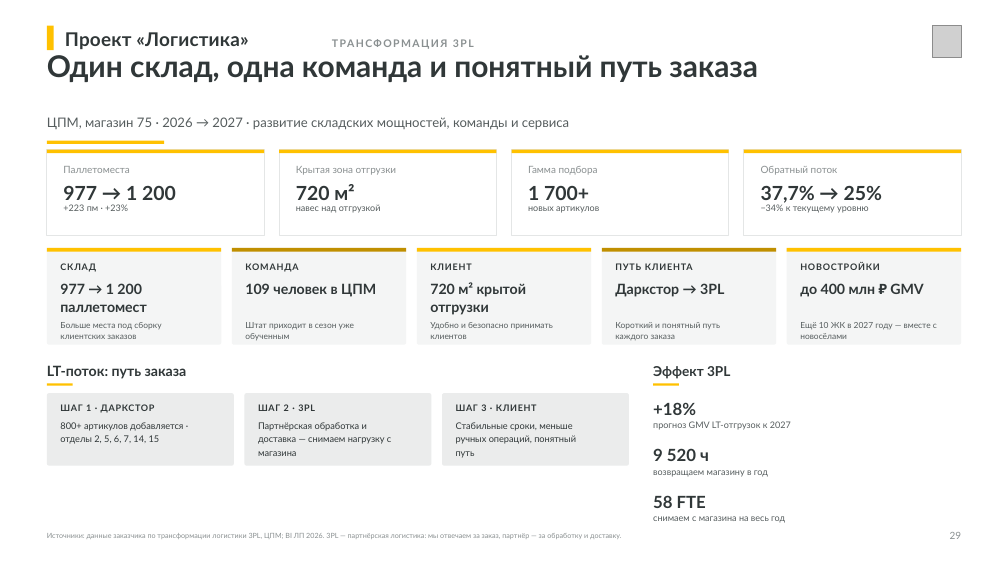
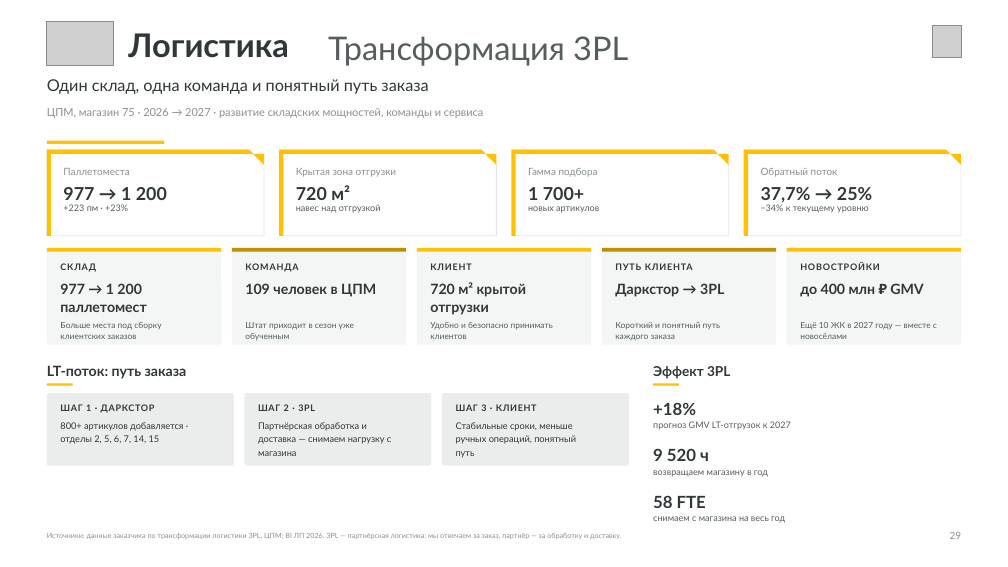
Before and after one commit to dmitrypalych44-ai/power-point, a slide deck: slide 29 of deliverables/Лемана_ПРО_Стратегия_Владивосток_2027.pptx. Drawn at 1008x567 pixels with LibreOffice and Linux fonts; fonts in the diff are those of the drawing; grey boxes stand for pictures. Boxes give left, top, right and bottom in pixels: in the first picture for what was removed or moved away, otherwise in the second. Text is boxed around its words. In the diff, an @@ line names an element or a change of style, - is before the commit and + after.

```diff
--- a/deliverables/Лемана_ПРО_Стратегия_Владивосток_2027.pptx
+++ b/deliverables/Лемана_ПРО_Стратегия_Владивосток_2027.pptx
@@ rectangle removed at (47, 26, 54, 51) @@
@@ picture added at (47, 21, 113, 65) @@
@@ text at (128, 33, 288, 58): text changed; size 18 to 31 pt @@
-Проект «Логистика»
+Логистика
@@ text at (328, 36, 628, 66): text changed; size 10 to 31 pt; text colour #8A9091 to #565D5E; bold off @@
-ТРАНСФОРМАЦИЯ 3PL
+Трансформация 3PL
@@ text "Один склад, одна команда и ...": place and size @@
-text "Один склад, одна команда и ..." at (47, 55, 758, 82)
+text "Один склад, одна команда и ..." at (47, 79, 428, 94)
@@ text "Один склад, одна команда и ..." at (47, 79, 428, 94): size 28.5 to 15.5 pt, bold off; line spacing 1.04 to 1.12 @@
@@ text "ЦПМ, магазин 75 · 2026 ...": place and size @@
-text "ЦПМ, магазин 75 · 2026 ..." at (47, 117, 569, 130)
+text "ЦПМ, магазин 75 · 2026 ..." at (47, 108, 483, 118)
@@ text "ЦПМ, магазин 75 · 2026 ..." at (47, 108, 483, 118): size 12.5 to 10.5 pt, text colour #565D5E to #8A9091; line spacing 1.2 to 1.16 @@
@@ rectangle removed at (47, 150, 264, 236) @@
@@ rectangle removed at (47, 150, 264, 153) @@
@@ freeform shape added at (47, 150, 264, 236), fill #FFFFFF, outline #E4E6E6 0.75 pt @@
@@ freeform shape added at (47, 150, 264, 165), fill #FFC100 @@
@@ rectangle added at (47, 154, 51, 236), fill #FFC100 @@
@@ rectangle removed at (279, 150, 496, 236) @@
@@ rectangle removed at (279, 150, 496, 153) @@
@@ freeform shape added at (279, 150, 496, 236), fill #FFFFFF, outline #E4E6E6 0.75 pt @@
@@ freeform shape added at (279, 150, 496, 165), fill #FFC100 @@
@@ rectangle added at (279, 154, 284, 236), fill #FFC100 @@
@@ rectangle removed at (512, 150, 729, 236) @@
@@ rectangle removed at (512, 150, 729, 153) @@
@@ freeform shape added at (512, 150, 729, 236), fill #FFFFFF, outline #E4E6E6 0.75 pt @@
@@ freeform shape added at (512, 150, 729, 165), fill #FFC100 @@
@@ rectangle added at (512, 154, 516, 236), fill #FFC100 @@
@@ rectangle removed at (744, 150, 961, 236) @@
@@ rectangle removed at (744, 150, 961, 153) @@
@@ freeform shape added at (744, 150, 961, 236), fill #FFFFFF, outline #E4E6E6 0.75 pt @@
@@ freeform shape added at (744, 150, 961, 165), fill #FFC100 @@
@@ rectangle added at (744, 154, 749, 236), fill #FFC100 @@
@@ size 18.5 to 17 pt in 4 elements at (63, 187, 167, 200), (296, 185, 350, 200), (528, 187, 584, 200), (761, 187, 872, 203) @@
```
Also in this commit, not shown: 33 other slides changed, 35 other files.
